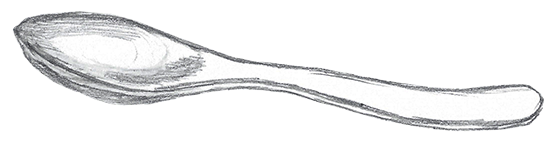
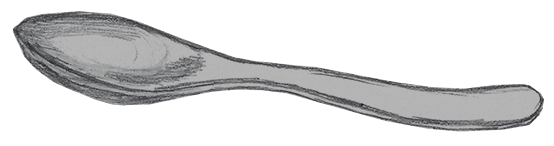
Revision of a layered 554×146 image; what changed, layer by layer:
added layer "colors" (multiply) above "lines" over [12,11,544,132]
